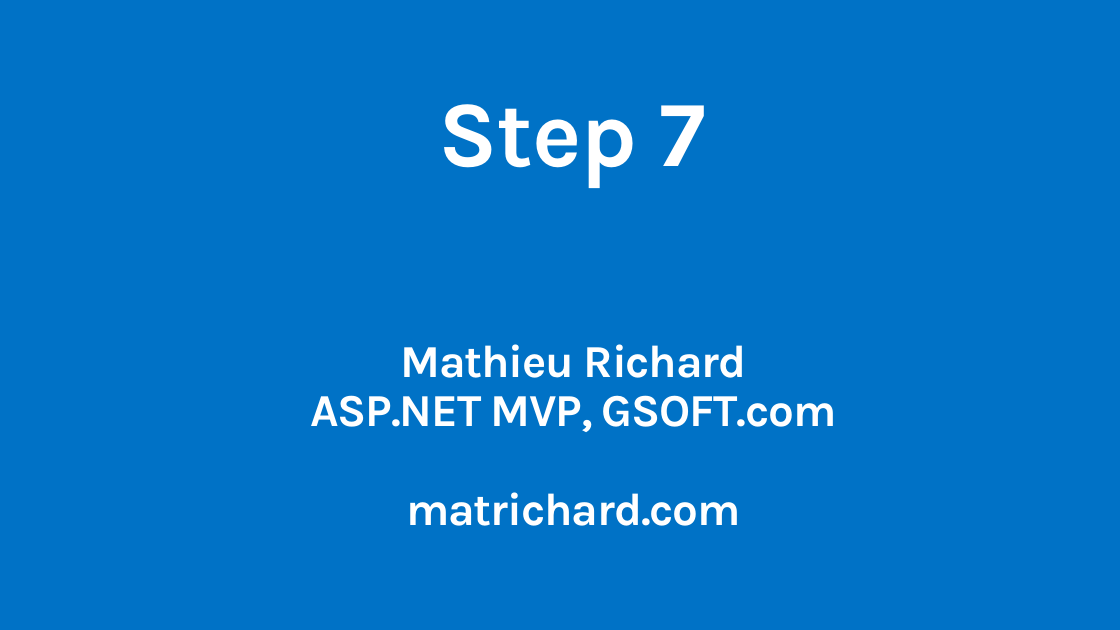
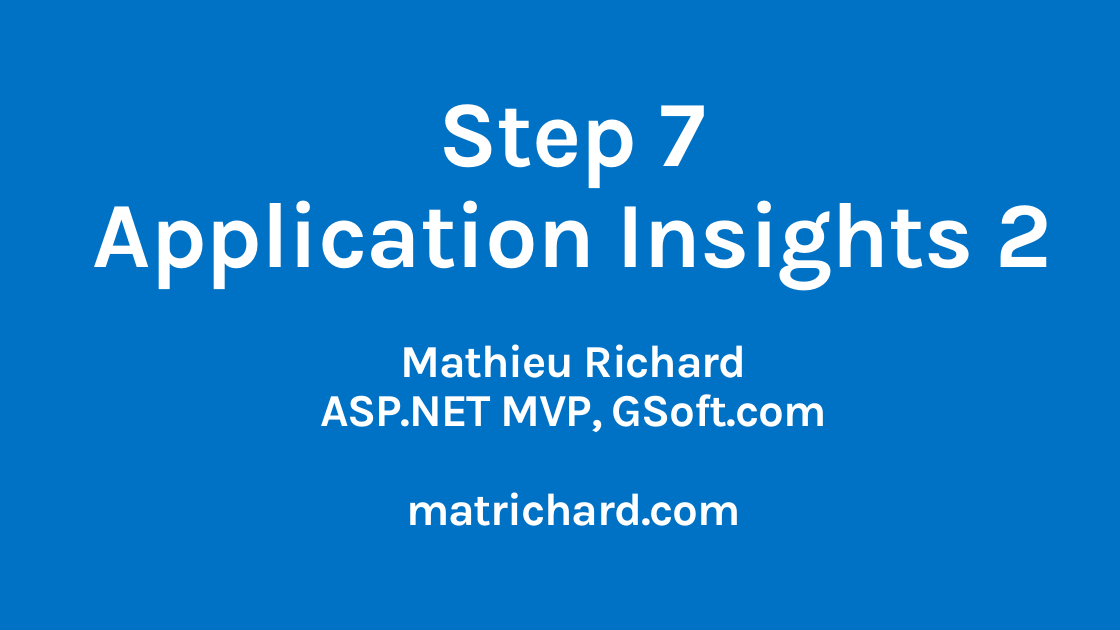
Before and after one commit to MSDEVMTL/GlobalAzureBootcamp2018, a slide deck: slide 1 of Step7/Step7-AppInsights2.pptx. Drawn at 1120x630 pixels with LibreOffice and Linux fonts; fonts in the diff are those of the drawing; background and template pictures are left out. Boxes give left, top, right and bottom in pixels: in the first picture for what was removed or moved away, otherwise in the second. Text is boxed around its words. In the diff, an @@ line names an element or a change of style, - is before the commit and + after.

Commit message:
fix typo and finish of slides

```diff
--- a/Step7/Step7-AppInsights2.pptx
+++ b/Step7/Step7-AppInsights2.pptx
@@ title at (x1=93, y1=104, x2=1051, y2=289): text changed @@
-Step 7
+Step 7
+Application Insights 2
@@ text at (x1=320, y1=394, x2=827, y2=432): text changed @@
-ASP.NET MVP, GSOFT.com
+ASP.NET MVP, GSoft.com
```
Also in this commit, not shown: 2 other slides changed, 5 slides added, 1 other file.
